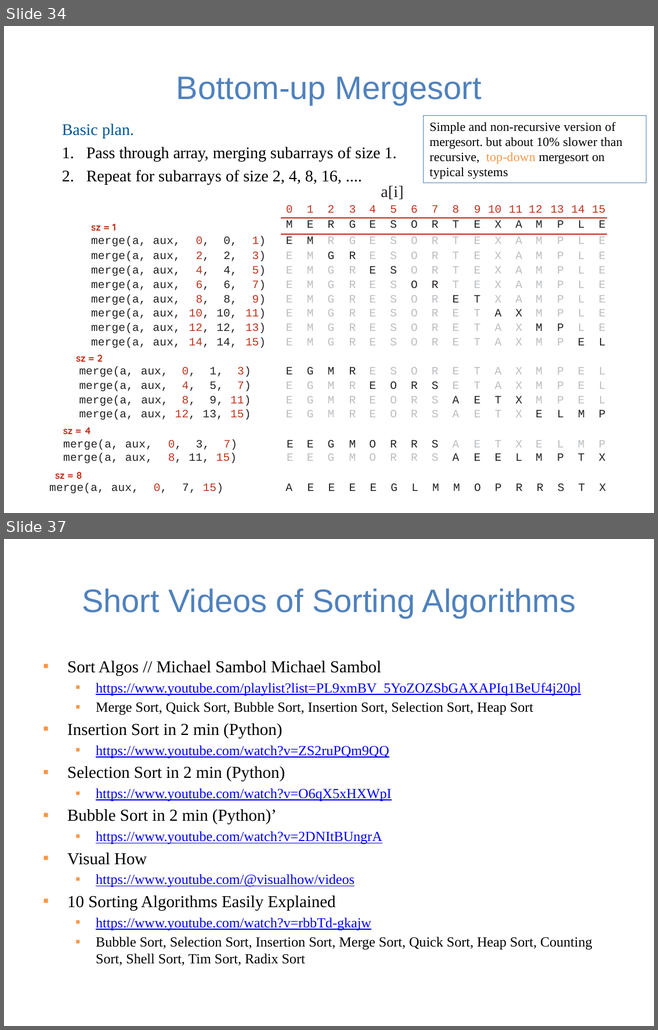
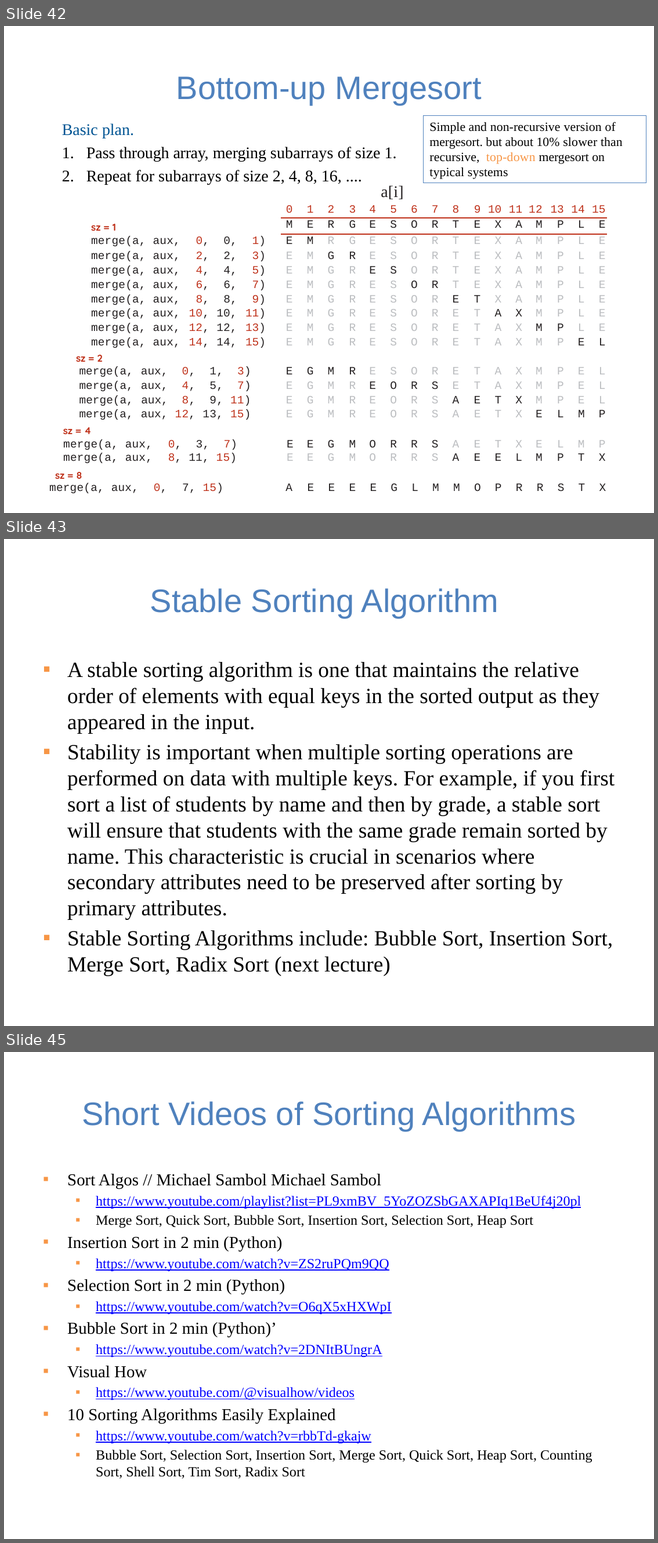
Before and after one commit to guhofstra/CSC111Fa25, a slide deck: PPTs/Lecture 13-sorting algorithms.pptx. Shown one above the other, each under a label of ours: slides 34 and 37 before the commit, slides 42, 43 and 45 after it; the slides between them are not shown. The pictures are 658x1030 and 658x1543 pixels, drawn with LibreOffice and Linux fonts; fonts in the diff are those of the drawing. Boxes give left, top, right and bottom in pixels: in the first picture for what was removed or moved away, otherwise in the second. Text is boxed around its words. In the diff, an @@ line names an element or a change of style, - is before the commit and + after.

```diff
--- a/PPTs/Lecture 13-sorting algorithms.pptx
+++ b/PPTs/Lecture 13-sorting algorithms.pptx
@@ slide 43 added at bbox=[4, 539, 654, 1026], background #FFFFFF @@
@@ title added at bbox=[150, 588, 498, 617], 36 pt, text #4F81BD @@
+Stable Sorting Algorithm
@@ text added at bbox=[67, 662, 614, 976], 24 pt, text #000000 @@
+▪ A stable sorting algorithm is one that maintains the relative order of elements with equal keys in the sorted output as they appeared in the input.
+▪ Stability is important when multiple sorting operations are performed on data with multiple keys. For example, if you first sort a list of students by name and then by grade, a stable sort will ensure that students with the same grade remain sorted by name. This characteristic is crucial in scenarios where secondary attributes need to be preserved after sorting by primary attributes.
+▪ Stable Sorting Algorithms include: Bubble Sort, Insertion Sort, Merge Sort, Radix Sort (next lecture)
@@ what was slide 34 is now slide 42 @@
@@ what was slide 37 is now slide 45 @@
```
Also in this commit, not shown: 4 slides changed, 8 other slides added, 1 slide removed, 3 other files.
